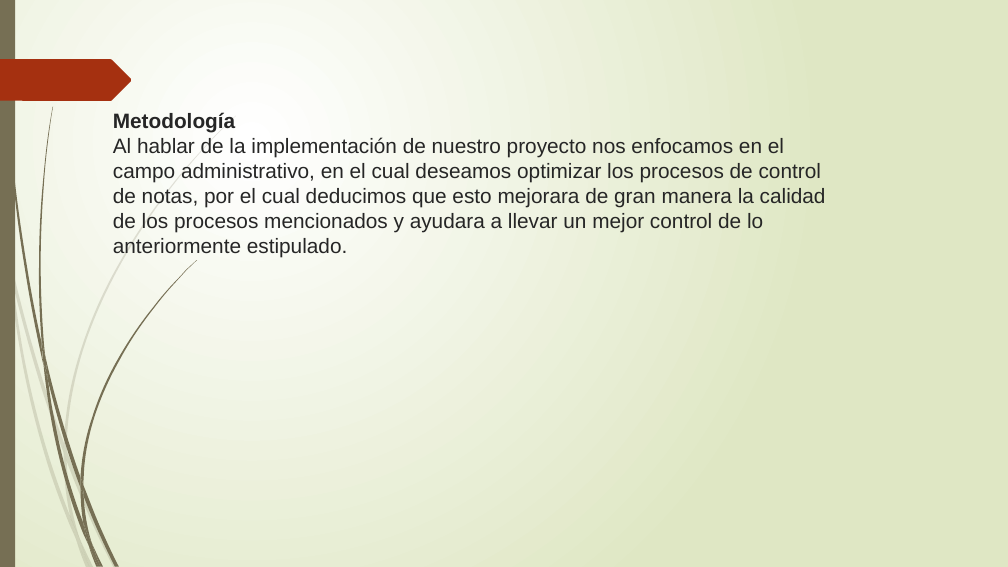
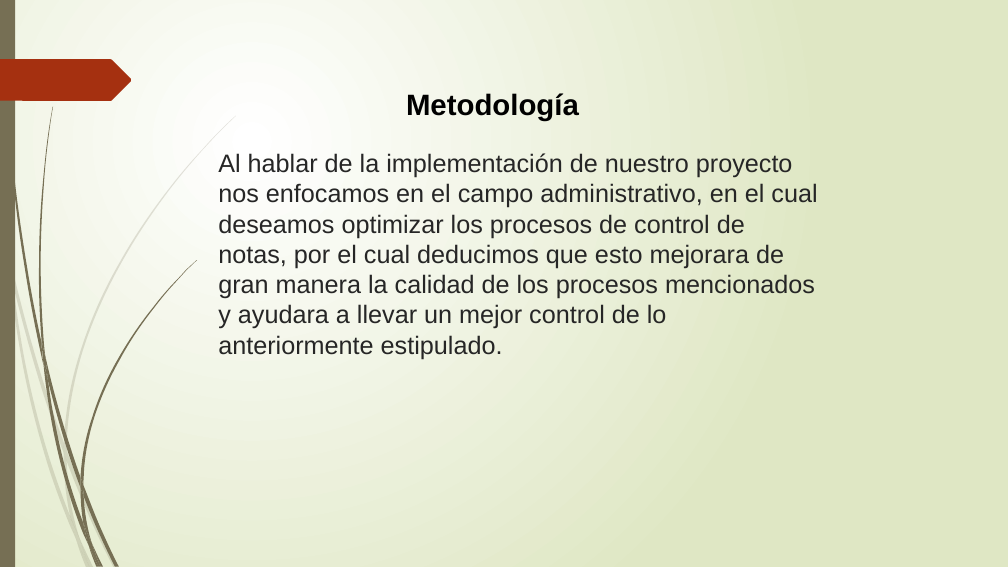
Before and after one commit to francha23/sistema-de-notas, a slide deck: slide 10 of Presentacion/El principio de la sabiduría es el temor.pptx (slide 11 before the commit). Drawn at 1008x567 pixels with LibreOffice and Linux fonts; fonts in the diff are those of the drawing. Boxes give left, top, right and bottom in pixels: in the first picture for what was removed or moved away, otherwise in the second. Text is boxed around its words. In the diff, an @@ line names an element or a change of style, - is before the commit and + after.

```diff
--- a/Presentacion/El principio de la sabiduría es el temor.pptx
+++ b/Presentacion/El principio de la sabiduría es el temor.pptx
@@ text added at [406,93,579,121], 28 pt, text #000000, bold @@
+Metodología
@@ title at [218,153,817,359]: text changed; size 19.8 to 24 pt @@
-Metodología
-Al hablar de la implementación de nuestro proyecto nos enfocamos en el campo administrativo, en el cual deseamos optimizar los procesos de control de notas, por el cual deducimos que esto mejorara de gran manera la calidad de los procesos mencionados y ayudara a llevar un mejor control de lo anteriormente estipulado.
+Al hablar de la implementación de nuestro proyecto nos enfocamos en el campo administrativo, en el cual deseamos optimizar los procesos de control de notas, por el cual deducimos que esto mejorara de gran manera la calidad de los procesos mencionados y ayudara a llevar un mejor control de lo anteriormente estipulado.
```
Also in this commit, not shown: 9 other slides changed, 1 slide removed.
